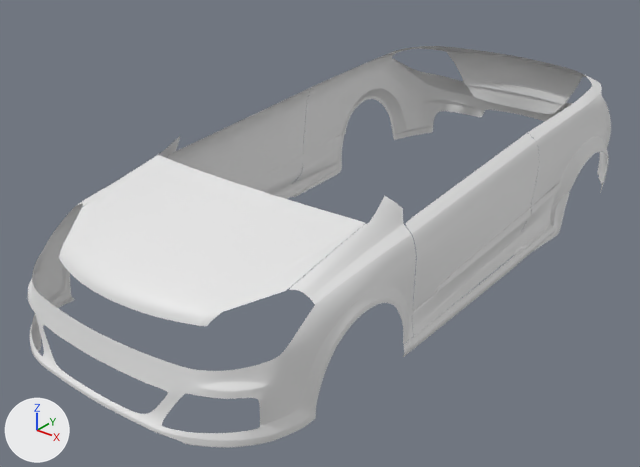
The Blender file Opel_Astra_H.blend: old version first, new version second.
The view is the same before and after, from a 50 mm camera at (6.09, -7.65, 4.12) aimed at (-0.19, 0.21, -0.75). The lights are fixed; the arrows at lower left show +X, +Y and +Z.

The first picture shows 'Doors', 'Opel Astra H', 'Plane', 'Side'.
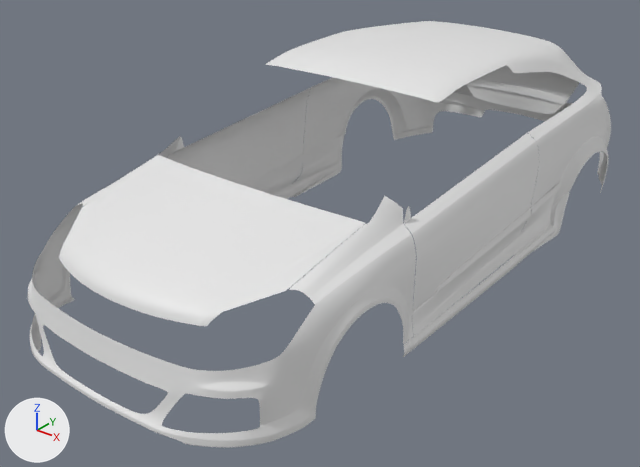
Patch to the scene script:
```diff
--- a/Opel_Astra_H.blend.py
+++ b/Opel_Astra_H.blend.py
@@ me_plane_001 @@
 # used by ob_side; location = (-0.03, -2.45, 0.0)
-me_plane_001.from_pydata(...)  # 279 vertices, 218 faces; spans x 0.0..1.94, y 1.52..7.71, z -1.18..0.65
+me_plane_001.from_pydata(...)  # 336 vertices, 262 faces; spans x 0.0..1.94, y 1.52..7.71, z -1.18..1.42
+# me_plane_001 part 1
+# 6 vertices move from x 0.53..1.78, y 6.47..7.08, z 0.44..0.65 to x 0.53..1.78, y 6.47..7.09, z 0.45..0.64
+# 57 vertices are added at x 0.0..1.55, y 2.82..6.46, z 0.72..1.42
+# 44 new faces join them
```

What differs and where, as boxes (x1, y1, x2, y2) in the pictures (640 x 467 px):
'Side', reshaped (8% taller): before (272, 46, 611, 357); after (265, 21, 611, 357)
part 1 of me_plane_001, built on: before (368, 46, 609, 124); after (265, 21, 609, 124)
